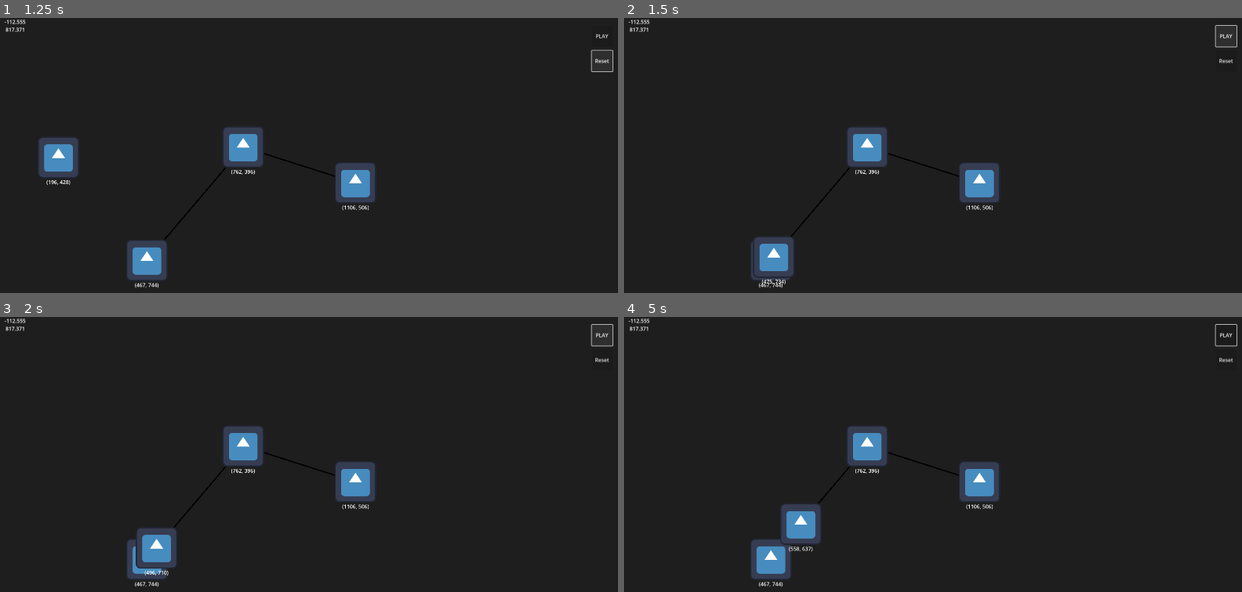
Above: before the commit, frames 1-4 (two rows, left to right).
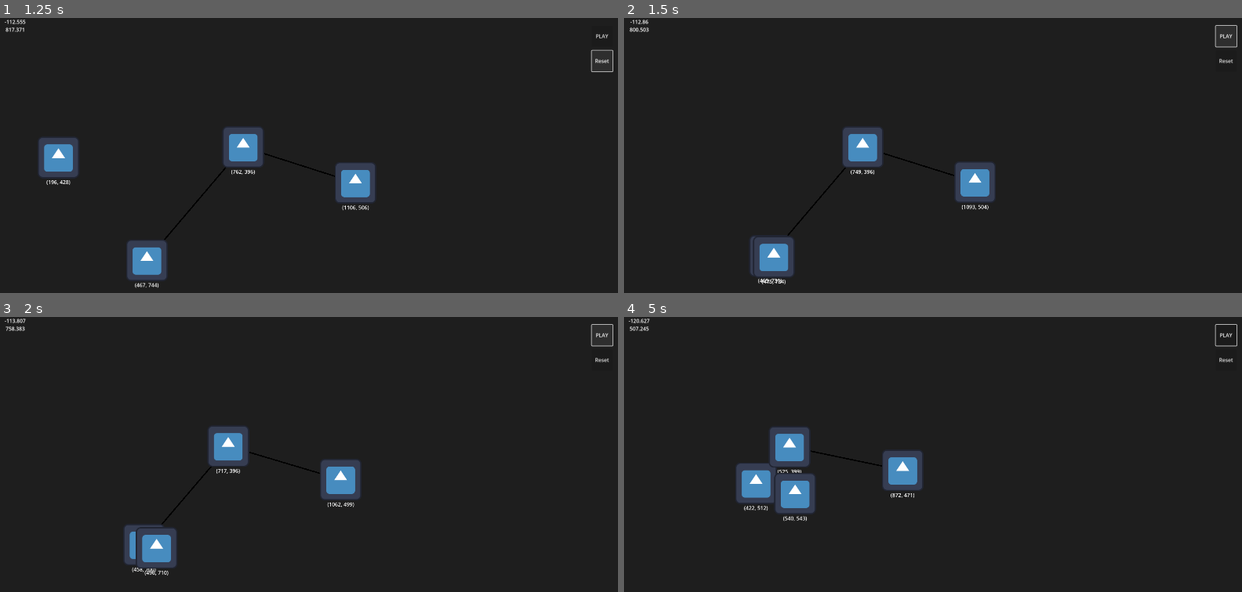
Above: after the commit, the same moments.

Repository: reevesc7/2d-animator-godot
Game: Godot game, scene res://Scenes/hub_network.tscn
The game is run twice, just before and just after one commit, with the same random seed, the same clock (stepped at 60 frames per second) and the same inputs. The engine's default icon, where the game draws it, is replaced by a stand-in: a white triangle on a blue panel in a dark square.
Inputs (mouse positions are in pixels of both pictures, inside the frame that each line leads up to):
- Up to frame 1 (1.25 s): click "Reset" at 0.5 s
- Up to frame 2 (1.5 s): click "PLAY" at 1.25 s
- Up to frame 3 (2 s): no input
- Up to frame 4 (5 s): click "PLAY" at 2 s; click "PLAY" at 2.75 s; move the mouse to (1068, 476) at 3.52 s; move the mouse to (809, 509) at 4.27 s

Frame 1 is identical in both runs. In frame 2, 1.3% of the frame differs, in the area x 0-61%, y 0-99%; in frame 3, 2.8%; in frame 4, 7.3%.

Commit message:
Added ToPointAnimator. Animator scipts changes.

Diff:
--- a/Scenes/hub_network.tscn
+++ b/Scenes/hub_network.tscn
@@ -9,7 +9,8 @@
 [ext_resource type="PackedScene" uid="uid://ji8qhbqe0s2r" path="res://Scenes/prop.tscn" id="8_iayus"]
 [ext_resource type="PackedScene" uid="uid://1upoas7ecosc" path="res://Scenes/path.tscn" id="8_yoed8"]
 [ext_resource type="PackedScene" uid="uid://dng1g3mcvhmyf" path="res://Scenes/follow_animator.tscn" id="9_hrnbf"]
-[ext_resource type="Script" path="res://Scripts/reset_animator.gd" id="10_l3oug"]
+[ext_resource type="PackedScene" uid="uid://bo14pgsbuej0f" path="res://Scenes/reset_animator.tscn" id="10_ars2w"]
+[ext_resource type="PackedScene" uid="uid://bn7qgkv8qu1gi" path="res://Scenes/to_point_animator.tscn" id="11_hr86a"]
 
 [node name="HubNetwork" type="Node2D"]
 script = ExtResource("1_pucml")
@@ -103,10 +104,10 @@
 offset_bottom = 88.0
 text = "PLAY"
 
-[node name="ResetAnimator" type="Node" parent="." node_paths=PackedStringArray("targets", "trigger")]
-script = ExtResource("10_l3oug")
-targets = [NodePath("../MovingProp"), NodePath("../Prop"), NodePath("../Prop2"), NodePath("../Prop3")]
+[node name="ResetAnimator" parent="." node_paths=PackedStringArray("targets", "trigger") instance=ExtResource("10_ars2w")]
+targets = [NodePath("../Prop"), NodePath("../Prop2"), NodePath("../Prop3"), NodePath("../MovingProp")]
 trigger = NodePath("../ResetButton")
+speed = 0.0
 
 [node name="ResetButton" type="Button" parent="."]
 offset_left = 1830.0
@@ -114,3 +115,8 @@
 offset_right = 1894.0
 offset_bottom = 164.0
 text = "Reset"
+
+[node name="ToPointAnimator" parent="." node_paths=PackedStringArray("targets", "trigger") instance=ExtResource("11_hr86a")]
+point = Vector2(400, 400)
+targets = [NodePath("../Prop"), NodePath("../Prop2"), NodePath("../Prop3")]
+trigger = NodePath("../PlayButton")
--- /dev/null
+++ b/Scenes/reset_animator.tscn
@@ -0,0 +1,6 @@
+[gd_scene load_steps=2 format=3 uid="uid://bo14pgsbuej0f"]
+
+[ext_resource type="Script" path="res://Scripts/reset_animator.gd" id="1_515hg"]
+
+[node name="ResetAnimator" type="Node"]
+script = ExtResource("1_515hg")
--- /dev/null
+++ b/Scenes/to_point_animator.tscn
@@ -0,0 +1,6 @@
+[gd_scene load_steps=2 format=3 uid="uid://bn7qgkv8qu1gi"]
+
+[ext_resource type="Script" path="res://Scripts/to_point_animator.gd" id="1_blod6"]
+
+[node name="ToPointAnimator" type="Node"]
+script = ExtResource("1_blod6")
--- a/Scripts/animator.gd
+++ b/Scripts/animator.gd
@@ -5,8 +5,15 @@
 @export var targets: Array[Prop]
 @export var trigger: BaseButton
 
+@export var speed: float = 64.0
+@export var relative: bool = false
 
-func _ready() -> void:
+
+func _ready():
+	if not targets:
+		push_warning("No targets; nothing to animate")
+		queue_free()
+		return
 	if trigger:
 		trigger.button_down.connect(_on_triggered)
 
@@ -19,7 +26,7 @@
 	push_error("UNIMPLEMENTED: Animator.animate()")
 
 
-func _make_translation(tween: Tween, target: Prop, start: Vector2, end: Vector2, speed: float = 0.0) -> Tween:
+func _make_translation(tween: Tween, target: Prop, start: Vector2, end: Vector2) -> Tween:
 	if speed > 0.0:
 		var length: float = (end - start).length()
 		tween.tween_property(target, "position", end, length / speed).from(start)
--- a/Scripts/follow_animator.gd
+++ b/Scripts/follow_animator.gd
@@ -4,19 +4,16 @@
 
 @export var path: Path
 
-@export var speed: float = 64.0
-@export var relative: bool = false
-
 
 func _ready() -> void:
 	if not targets:
-		push_warning("No targets; Follower will not move anything")
+		push_warning("No targets; nothing to animate")
 		queue_free()
 		return
 	if not path:
 		path = get_node_or_null("Path") as Path
 		if not path:
-			push_warning("No Path detectable; Follower will not move target")
+			push_warning("No Path; targets will not be animated")
 			queue_free()
 			return
 	if trigger:
@@ -32,4 +29,4 @@
 		for path_segment in path.targets.size() - 1:
 			var segment_start: Vector2 = path.targets[path_segment].position - relative_pos
 			var segment_end: Vector2 = path.targets[path_segment + 1].position - relative_pos
-			tween = _make_translation(tween, target, segment_start, segment_end, speed)
+			tween = _make_translation(tween, target, segment_start, segment_end)
--- a/Scripts/reset_animator.gd
+++ b/Scripts/reset_animator.gd
@@ -1,20 +1,8 @@
 class_name ResetAnimator
 extends Animator
-
-
-@export var speed: float = 0.0
-
-
-func _ready():
-	if not targets:
-		push_warning("No targets; Follower will not move anything")
-		queue_free()
-		return
-	if trigger:
-		trigger.button_down.connect(_on_triggered)
 
 
 func animate() -> void:
 	for target in targets:
 		var tween = target.create_tween()
-		tween = _make_translation(tween, target, target.position, target.editor_position, speed)
+		tween = _make_translation(tween, target, target.position, target.editor_position)
--- /dev/null
+++ b/Scripts/to_point_animator.gd
@@ -0,0 +1,14 @@
+class_name ToPointAnimator
+extends Animator
+
+
+@export var point: Vector2
+
+
+func animate() -> void:
+	for target in targets:
+		var tween = target.create_tween()
+		var end_point: Vector2 = point
+		if relative:
+			end_point += target.position
+		tween = _make_translation(tween, target, target.position, end_point)
Not shown: 1 places in Scenes/hub_network.tscn that only renumber resources
